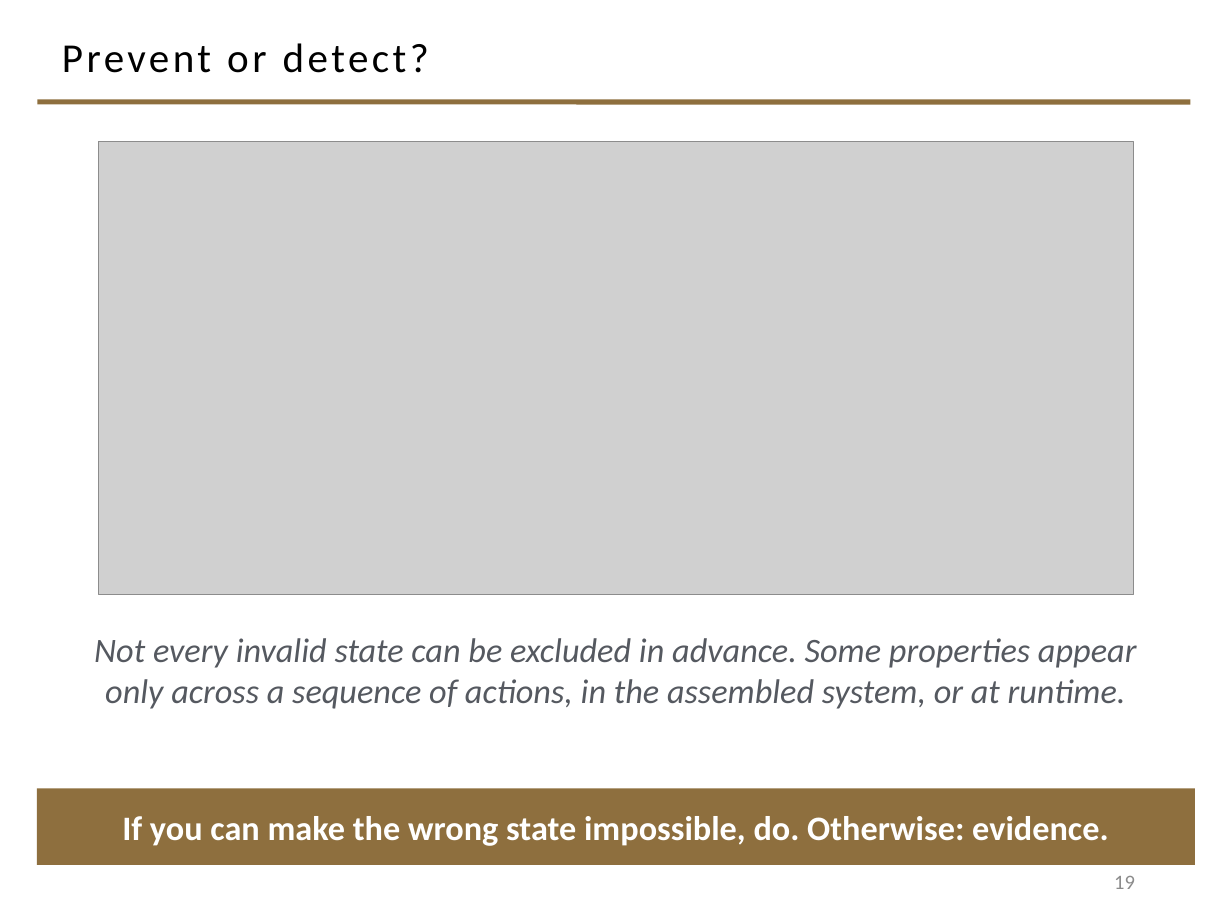
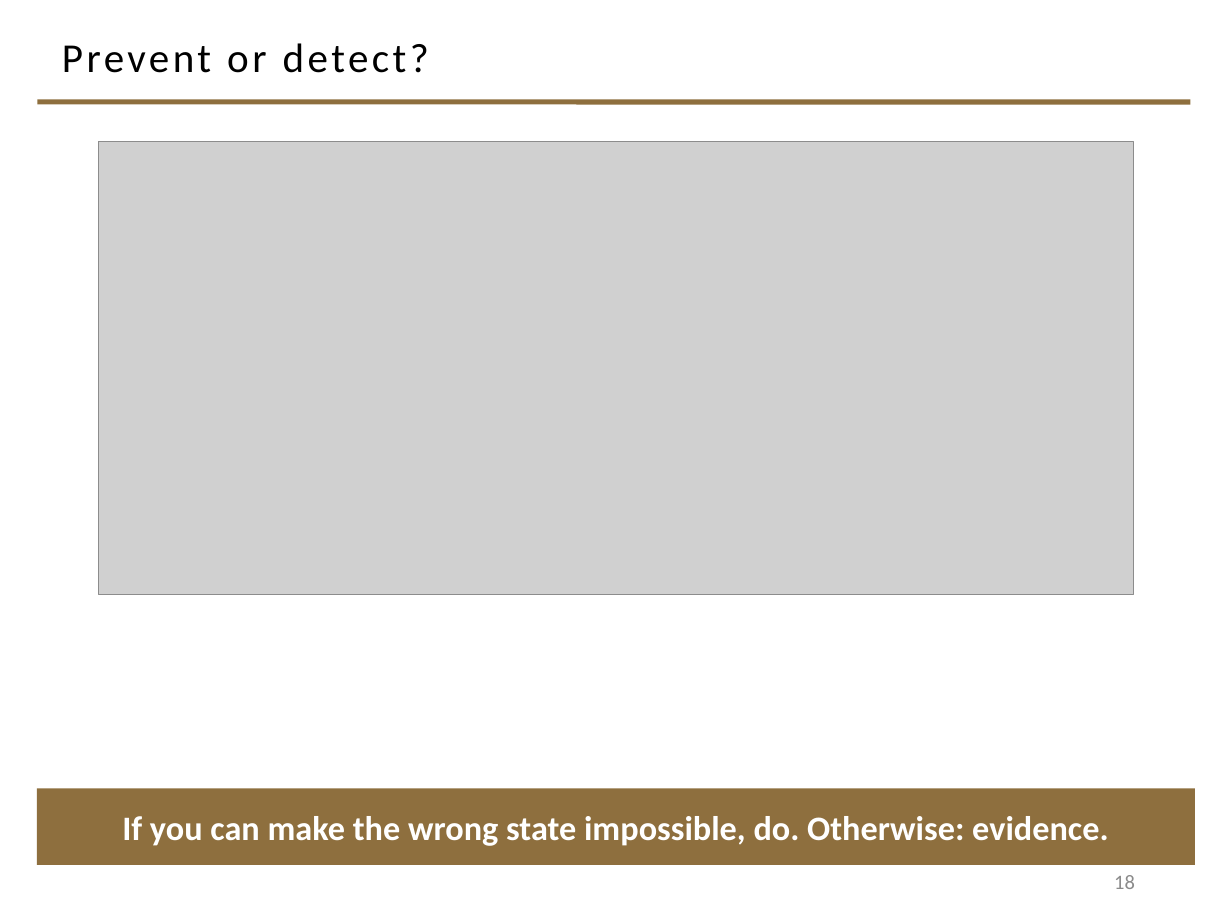
Before and after one commit to davisjam/model-based-agentic-software-engineering, a slide deck: slide 18 of course/lectures/act-2-delegation-and-control/03-alignment/2-3-Alignment.pptx (slide 19 before the commit). Drawn at 1232x924 pixels with LibreOffice and Linux fonts; fonts in the diff are those of the drawing; grey boxes stand for pictures; background and template pictures are left out. Boxes give left, top, right and bottom in pixels: in the first picture for what was removed or moved away, otherwise in the second. Text is boxed around its words. In the diff, an @@ line names an element or a change of style, - is before the commit and + after.

Commit message:
deck 2-3 prune B: cut the scaffolding slide and four restatements
Delete 'A process gives us something to reason about' (divider now goes
straight into the four failure modes). 'Evidence is evidence only
relative to an obligation' becomes 'Evidence bears on an obligation.'
Drop the over-caption on 'Prevent or detect?', the 'Some actions are
permitted...' line (gate footer says it), and the 'added step is
consequence' footer (the diagram says CONSEQUENCE).

```diff
--- a/course/lectures/act-2-delegation-and-control/03-alignment/2-3-Alignment.pptx
+++ b/course/lectures/act-2-delegation-and-control/03-alignment/2-3-Alignment.pptx
@@ text removed at box(94, 638, 1137, 709) @@
-Not every invalid state can be excluded in advance. Some properties appear
-only across a sequence of actions, in the assembled system, or at runtime.
@@ page number at box(1114, 875, 1135, 889): text changed @@
-19
+18
```
Also in this commit, not shown: 3 other slides changed, 1 slide removed.
